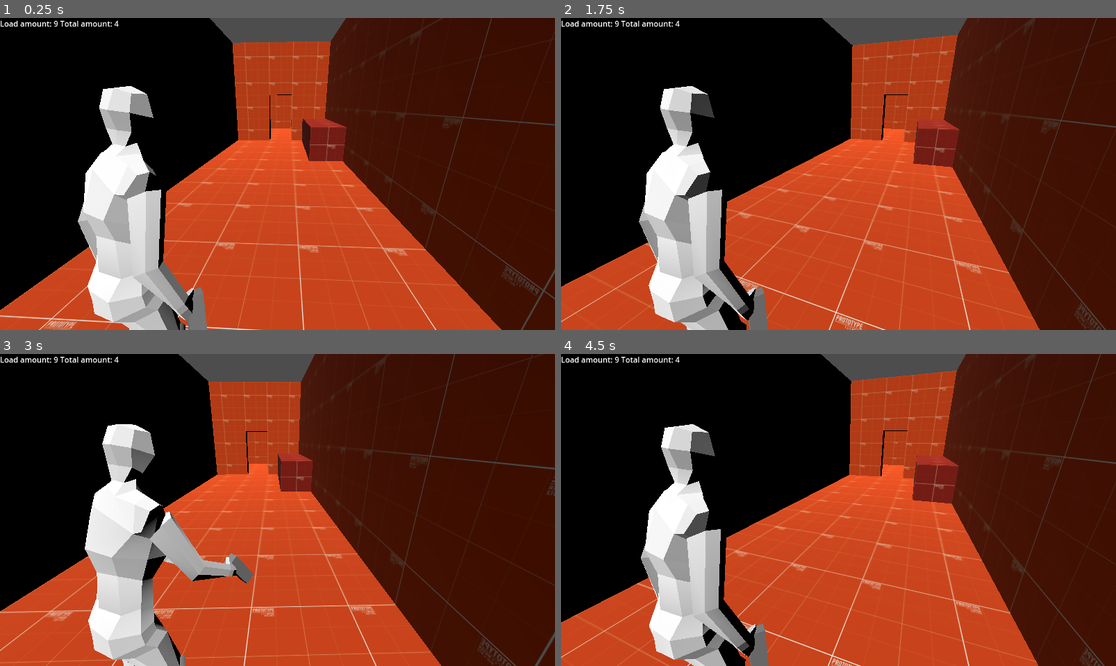
Above: before the commit, frames 1-4 (two rows, left to right).
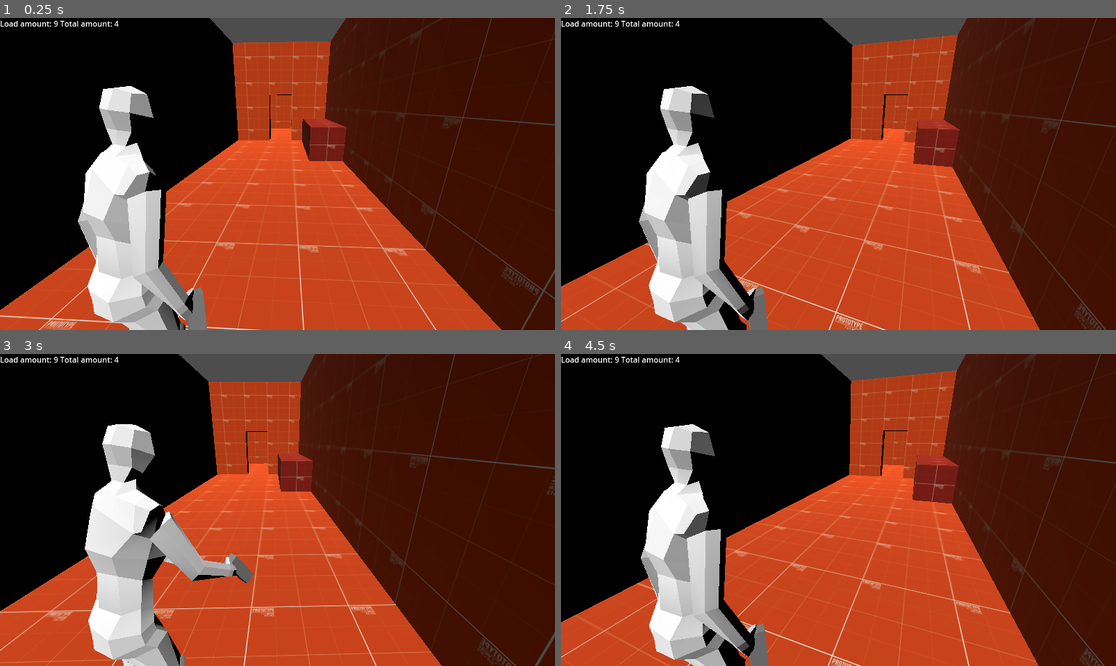
Above: after the commit, the same moments.

Repository: Vosnov/GD_APrototype
Game: Godot game, scene res://Scenes/room_3.tscn
Same seed, same stepped clock (60 frames per second), same inputs: the game is played once before the commit and once after it. This scene is started directly instead of the project's main scene. The engine's default icon, where the game draws it, is replaced by a stand-in: a white triangle on a blue panel in a dark square.
Inputs (mouse positions are in pixels of both pictures, inside the frame that each line leads up to):
- Up to frame 1 (0.25 s): no input
- Up to frame 2 (1.75 s): move the mouse to (866, 174) at 0.52 s; hold D (right) 0.53-1.28 s; tap E (action) at 0.6, 1.35 s; move the mouse to (810, 174) at 1.27 s; hold A (left) from 1.28 s (still down)
- Up to frame 3 (3 s): move the mouse to (288, 503) at 2.02 s; release A (left) at 2.03 s; hold Right mouse button (aim) 2.03-2.78 s; hold D (right) from 2.03 s (still down); tap E (action) at 2.3 s; move the mouse to (271, 516) at 2.77 s; tap S (bottom) at 2.85 s
- Up to frame 4 (4.5 s): tap E (action) at 3.05, 3.8 s; move the mouse to (877, 513) at 3.52 s; release D (right) at 3.53 s; hold A (left) from 3.53 s (still down); click (877, 513) at 3.6 s; move the mouse to (794, 506) at 4.27 s; tap Shift (sprint) at 4.35 s

The runs differ from the first frame. In frame 1, less than 0.1% of the frame differs, in the area x 55-56%, y 45-46%; in frame 2, less than 0.1%, in the area x 0-87%, y 0-100%; in frame 3, less than 0.1%; in frame 4, less than 0.1%.

Commit message:
fix doors

Diff:
--- a/Nodes/Helpers/action_node.tscn
+++ b/Nodes/Helpers/action_node.tscn
@@ -1,52 +1,6 @@
-[gd_scene load_steps=4 format=3 uid="uid://dtanochifrdyf"]
+[gd_scene load_steps=2 format=3 uid="uid://dtanochifrdyf"]
 
-[ext_resource type="Texture2D" uid="uid://bc0wd7e2kwdmm" path="res://icon.svg" id="1_h8cpl"]
-
-[sub_resource type="GDScript" id="GDScript_blpw1"]
-script/source = "extends Node3D
-
-signal action_pressed
-@onready var sprite_3d = $Sprite3D
-
-var player_in_zone = false
-
-func _ready():
-	sprite_3d.visible = false
-
-func _on_area_3d_body_entered(_body):
-	player_in_zone = true
-	sprite_3d.visible = true
-
-
-func _on_area_3d_body_exited(_body):
-	player_in_zone = false
-	sprite_3d.visible = false
-
-func _input(_event):
-	if !player_in_zone: return
-	if Input.is_action_just_pressed(\"action\"):
-		action_pressed.emit()
-		sprite_3d.visible = false
-"
-
-[sub_resource type="SphereShape3D" id="SphereShape3D_aketf"]
+[ext_resource type="Script" path="res://Scripts/Helpers/active_node.gd" id="1_20d5b"]
 
 [node name="ActiveNode" type="Node3D"]
-script = SubResource("GDScript_blpw1")
-
-[node name="Area3D" type="Area3D" parent="."]
-collision_layer = 2
-collision_mask = 2
-
-[node name="CollisionShape3D" type="CollisionShape3D" parent="Area3D"]
-shape = SubResource("SphereShape3D_aketf")
-
-[node name="Sprite3D" type="Sprite3D" parent="."]
-transform = Transform3D(0.15, 0, 0, 0, 0.15, 0, 0, 0, 0.15, 0, 0, 0)
-modulate = Color(0.513726, 1, 0.482353, 1)
-billboard = 1
-double_sided = false
-texture = ExtResource("1_h8cpl")
-
-[connection signal="body_entered" from="Area3D" to="." method="_on_area_3d_body_entered"]
-[connection signal="body_exited" from="Area3D" to="." method="_on_area_3d_body_exited"]
+script = ExtResource("1_20d5b")
--- a/Nodes/Helpers/scene_changer.tscn
+++ /dev/null
@@ -1,30 +0,0 @@
-[gd_scene load_steps=4 format=3 uid="uid://do3hfvhi8t8c6"]
-
-[ext_resource type="PackedScene" uid="uid://dtanochifrdyf" path="res://Nodes/Helpers/action_node.tscn" id="1_tytpi"]
-
-[sub_resource type="GDScript" id="GDScript_kar8p"]
-script/source = "extends Node3D
-
-@export var NEXT_SCENE: String
-
-func _on_active_node_action_pressed():
-	SceneTransition.change_scene(NEXT_SCENE)
-"
-
-[sub_resource type="BoxShape3D" id="BoxShape3D_pgrde"]
-size = Vector3(1.09195, 1.52231, 0.581508)
-
-[node name="SceneChanger" type="Node3D"]
-script = SubResource("GDScript_kar8p")
-
-[node name="ActiveNode" parent="." instance=ExtResource("1_tytpi")]
-
-[node name="CollisionShape3D" parent="ActiveNode/Area3D" index="0"]
-shape = SubResource("BoxShape3D_pgrde")
-
-[node name="Sprite3D" parent="ActiveNode" index="1"]
-transform = Transform3D(0.1, 0, 0, 0, 0.1, 0, 0, 0, 0.1, 0, 0.399, -0.2)
-
-[connection signal="action_pressed" from="ActiveNode" to="." method="_on_active_node_action_pressed"]
-
-[editable path="ActiveNode"]
--- /dev/null
+++ b/Nodes/Interractive/door.tscn
@@ -0,0 +1,102 @@
+[gd_scene load_steps=8 format=3 uid="uid://dsbmcxe7n4yyv"]
+
+[ext_resource type="Material" uid="uid://d0p81ue363vha" path="res://Materials/test_mat_2.tres" id="1_wd37w"]
+[ext_resource type="PackedScene" uid="uid://dtanochifrdyf" path="res://Nodes/Helpers/action_node.tscn" id="2_oqy51"]
+[ext_resource type="Texture2D" uid="uid://bc0wd7e2kwdmm" path="res://icon.svg" id="3_xujjp"]
+
+[sub_resource type="GDScript" id="GDScript_8bmqr"]
+script/source = "extends Node3D
+
+@export_file(\"*.tscn\") var NEXT_SCENE
+@export var NEED_ACCEPT = false
+@export var NEED_KEY_DATA: ItemData
+@export var CLOSED = false
+
+@onready var accept_sprite = $AcceptSprite
+@onready var need_accept_sprite = $NeedAcceptSprite
+@onready var active_node = $ActiveNode as ActiveNode
+@onready var close_sprite = $CloseSprite
+
+var is_accepted = false
+
+func _ready():
+	if CLOSED:
+		active_node.change_sprite(close_sprite)
+	if NEED_ACCEPT and !is_accepted:
+		active_node.change_sprite(need_accept_sprite)
+
+func _on_active_node_action_pressed():
+	if CLOSED: return
+	if NEED_ACCEPT and !is_accepted:
+		return
+	SceneTransition.change_scene(NEXT_SCENE)
+
+func _on_area_3d_body_entered(_body):
+	var items = Inventory.slots.map(func(slot: SlotData): return slot.ITEM_DATA)
+	if items.has(NEED_KEY_DATA):
+		is_accepted = true
+		active_node.change_sprite(accept_sprite)
+"
+
+[sub_resource type="BoxMesh" id="BoxMesh_jb30f"]
+size = Vector3(1, 2, 1)
+
+[sub_resource type="BoxShape3D" id="BoxShape3D_5p4sj"]
+size = Vector3(1, 2, 1)
+
+[sub_resource type="BoxShape3D" id="BoxShape3D_vk8t2"]
+size = Vector3(1, 2, 1)
+
+[node name="Door" type="StaticBody3D"]
+script = SubResource("GDScript_8bmqr")
+
+[node name="MeshInstance3D" type="MeshInstance3D" parent="."]
+material_override = ExtResource("1_wd37w")
+mesh = SubResource("BoxMesh_jb30f")
+
+[node name="Area3D" type="Area3D" parent="."]
+collision_layer = 2
+collision_mask = 2
+
+[node name="CollisionShape3D" type="CollisionShape3D" parent="Area3D"]
+transform = Transform3D(1, 0, 0, 0, 1, 0, 0, 0, 1, 0, 0, -0.26225)
+shape = SubResource("BoxShape3D_5p4sj")
+
+[node name="ActiveNode" parent="." node_paths=PackedStringArray("SPRITE", "AREA") instance=ExtResource("2_oqy51")]
+transform = Transform3D(1, 0, 0, 0, 1, 0, 0, 0, 1, 0, 0, -0.627733)
+SPRITE = NodePath("../AcceptSprite")
+AREA = NodePath("../Area3D")
+
+[node name="AcceptSprite" type="Sprite3D" parent="."]
+transform = Transform3D(0.15, 0, 0, 0, 0.15, 0, 0, 0, 0.15, 0, 0.540304, -0.685785)
+modulate = Color(0.513726, 1, 0.482353, 1)
+billboard = 1
+double_sided = false
+no_depth_test = true
+texture = ExtResource("3_xujjp")
+
+[node name="NeedAcceptSprite" type="Sprite3D" parent="."]
+transform = Transform3D(0.15, 0, 0, 0, 0.15, 0, 0, 0, 0.15, 0, 0.540304, -0.685785)
+visible = false
+modulate = Color(1, 1, 0, 1)
+billboard = 1
+double_sided = false
+no_depth_test = true
+texture = ExtResource("3_xujjp")
+
+[node name="CloseSprite" type="Sprite3D" parent="."]
+transform = Transform3D(0.15, 0, 0, 0, 0.15, 0, 0, 0, 0.15, 0, 0.540304, -0.685785)
+visible = false
+modulate = Color(1, 0, 0, 1)
+billboard = 1
+double_sided = false
+no_depth_test = true
+texture = ExtResource("3_xujjp")
+
+[node name="CollisionShape3D" type="CollisionShape3D" parent="."]
+shape = SubResource("BoxShape3D_vk8t2")
+
+[connection signal="body_entered" from="Area3D" to="." method="_on_area_3d_body_entered"]
+[connection signal="action_pressed" from="ActiveNode" to="." method="_on_active_node_action_pressed"]
+
+[editable path="ActiveNode"]
--- a/Scenes/room_1.tscn
+++ b/Scenes/room_1.tscn
@@ -1,13 +1,12 @@
-[gd_scene load_steps=11 format=3 uid="uid://b08yftpcev0nj"]
+[gd_scene load_steps=10 format=3 uid="uid://b08yftpcev0nj"]
 
 [ext_resource type="Material" uid="uid://bnqe3hv7a5mjc" path="res://Materials/test_mat_1.tres" id="1_a51ut"]
 [ext_resource type="PackedScene" uid="uid://dmruxdnqw4rtm" path="res://Nodes/Charecters/player.tscn" id="2_2o045"]
 [ext_resource type="Material" uid="uid://dwxhp3awetry4" path="res://Materials/test_mat_3.tres" id="2_hnljr"]
-[ext_resource type="Material" uid="uid://d0p81ue363vha" path="res://Materials/test_mat_2.tres" id="2_sg381"]
 [ext_resource type="PackedScene" uid="uid://728vxpr147if" path="res://Nodes/camera_controller.tscn" id="3_hl6ks"]
-[ext_resource type="PackedScene" uid="uid://do3hfvhi8t8c6" path="res://Nodes/Helpers/scene_changer.tscn" id="4_6wx5s"]
 [ext_resource type="PackedScene" uid="uid://dl5l6q0c4saxy" path="res://Nodes/Items/ammo.tscn" id="7_ecjkj"]
 [ext_resource type="Resource" uid="uid://cj8h8vjt3jm5j" path="res://Data/ammo_data.tres" id="8_51ihh"]
+[ext_resource type="PackedScene" uid="uid://dsbmcxe7n4yyv" path="res://Nodes/Interractive/door.tscn" id="8_mlrs1"]
 [ext_resource type="Script" path="res://Scripts/Data/slot_data.gd" id="9_juyxu"]
 
 [sub_resource type="Resource" id="Resource_wcvsw"]
@@ -41,15 +40,6 @@
 size = Vector3(3.97409, 1.06335, 1.55412)
 material = ExtResource("2_hnljr")
 
-[node name="CSGBox3D6" type="CSGBox3D" parent="CSGCombiner3D"]
-transform = Transform3D(1, 0, 0, 0, 1, 0, 0, 0, 1, 0, 1.5, 3.95)
-size = Vector3(1, 2, 1)
-material = ExtResource("2_sg381")
-
-[node name="SceneChanger" parent="CSGCombiner3D/CSGBox3D6" instance=ExtResource("4_6wx5s")]
-transform = Transform3D(1, 0, 0, 0, 1, 0, 0, 0, 1, 0, 0.25, -0.45)
-NEXT_SCENE = "res://Scenes/test_scene.tscn"
-
 [node name="DirectionalLight3D" type="DirectionalLight3D" parent="."]
 transform = Transform3D(0.57524, -0.817295, -0.0335911, 0.509323, 0.325741, 0.796544, -0.640069, -0.475313, 0.603646, 0, 7.97113, 0)
 
@@ -63,3 +53,7 @@
 [node name="Ammo" parent="." instance=ExtResource("7_ecjkj")]
 transform = Transform3D(1, 0, 0, 0, 1, 0, 0, 0, 1, -0.916871, 1.40494, -1.97947)
 SLOT_DATA = SubResource("Resource_wcvsw")
+
+[node name="Door" parent="." instance=ExtResource("8_mlrs1")]
+transform = Transform3D(1, 0, 0, 0, 1, 0, 0, 0, 1, 0, 1.5, 3.95)
+NEXT_SCENE = "res://Scenes/test_scene.tscn"
--- a/Scenes/room_2.tscn
+++ b/Scenes/room_2.tscn
@@ -1,12 +1,11 @@
-[gd_scene load_steps=11 format=3 uid="uid://c0psydh1fjawf"]
+[gd_scene load_steps=10 format=3 uid="uid://c0psydh1fjawf"]
 
 [ext_resource type="Material" uid="uid://bnqe3hv7a5mjc" path="res://Materials/test_mat_1.tres" id="1_ft7tw"]
-[ext_resource type="Material" uid="uid://d0p81ue363vha" path="res://Materials/test_mat_2.tres" id="2_vm7mj"]
-[ext_resource type="PackedScene" uid="uid://do3hfvhi8t8c6" path="res://Nodes/Helpers/scene_changer.tscn" id="3_o1lay"]
 [ext_resource type="PackedScene" uid="uid://dmruxdnqw4rtm" path="res://Nodes/Charecters/player.tscn" id="4_33aen"]
 [ext_resource type="Material" uid="uid://dwxhp3awetry4" path="res://Materials/test_mat_3.tres" id="4_b4gjv"]
 [ext_resource type="PackedScene" uid="uid://728vxpr147if" path="res://Nodes/camera_controller.tscn" id="5_4hof0"]
 [ext_resource type="PackedScene" uid="uid://dl5l6q0c4saxy" path="res://Nodes/Items/ammo.tscn" id="5_qk7ct"]
+[ext_resource type="PackedScene" uid="uid://dsbmcxe7n4yyv" path="res://Nodes/Interractive/door.tscn" id="8_2lmr8"]
 [ext_resource type="Resource" uid="uid://cj8h8vjt3jm5j" path="res://Data/ammo_data.tres" id="8_i6pt3"]
 [ext_resource type="Script" path="res://Scripts/Data/slot_data.gd" id="9_q1ijs"]
 
@@ -55,15 +54,6 @@
 size = Vector3(1, 2, 1)
 material = ExtResource("1_ft7tw")
 
-[node name="CSGBox3D5" type="CSGBox3D" parent="CSGCombiner3D/CSGBox3D"]
-transform = Transform3D(1, 0, 0, 0, 1, 0, 0, 0, 1, 0, -0.5, 3.95)
-size = Vector3(1, 2, 1)
-material = ExtResource("2_vm7mj")
-
-[node name="SceneChanger" parent="CSGCombiner3D/CSGBox3D/CSGBox3D5" instance=ExtResource("3_o1lay")]
-transform = Transform3D(1, 0, 0, 0, 1, 0, 0, 0, 1, 0, 0.25, -0.45)
-NEXT_SCENE = "res://Scenes/test_scene.tscn"
-
 [node name="CSGBox3D7" type="CSGBox3D" parent="CSGCombiner3D/CSGBox3D"]
 transform = Transform3D(1, 0, 0, 0, 1, 0, 0, 0, 1, 5.10439, -1.08454, -2.17164)
 size = Vector3(1.94266, 1, 1)
@@ -107,3 +97,7 @@
 [node name="Ammo" parent="." instance=ExtResource("5_qk7ct")]
 transform = Transform3D(1, 0, 0, 0, 1, 0, 0, 0, 1, -2.85742, 1.66696, -6.89688)
 SLOT_DATA = SubResource("Resource_2xiao")
+
+[node name="Door" parent="." instance=ExtResource("8_2lmr8")]
+transform = Transform3D(1, 0, 0, 0, 1, 0, 0, 0, 1, 0, 1.5, 3.95)
+NEXT_SCENE = "res://Scenes/test_scene.tscn"
--- a/Scenes/room_3.tscn
+++ b/Scenes/room_3.tscn
@@ -1,8 +1,6 @@
-[gd_scene load_steps=13 format=3 uid="uid://bekqfj12terc0"]
+[gd_scene load_steps=12 format=3 uid="uid://bekqfj12terc0"]
 
 [ext_resource type="Material" uid="uid://bnqe3hv7a5mjc" path="res://Materials/test_mat_1.tres" id="1_q0tqy"]
-[ext_resource type="Material" uid="uid://d0p81ue363vha" path="res://Materials/test_mat_2.tres" id="2_ow5ul"]
-[ext_resource type="PackedScene" uid="uid://do3hfvhi8t8c6" path="res://Nodes/Helpers/scene_changer.tscn" id="3_g32jk"]
 [ext_resource type="Material" uid="uid://dwxhp3awetry4" path="res://Materials/test_mat_3.tres" id="4_hj3s7"]
 [ext_resource type="PackedScene" uid="uid://dmruxdnqw4rtm" path="res://Nodes/Charecters/player.tscn" id="5_jafbj"]
 [ext_resource type="PackedScene" uid="uid://728vxpr147if" path="res://Nodes/camera_controller.tscn" id="6_kg5le"]
@@ -10,6 +8,7 @@
 [ext_resource type="Material" uid="uid://cy3e66p0m55d0" path="res://Materials/test_mat_4.tres" id="8_cy7ol"]
 [ext_resource type="Resource" uid="uid://c1f5nhddcsns4" path="res://Data/key_data.tres" id="8_ro5wj"]
 [ext_resource type="Script" path="res://Scripts/Data/slot_data.gd" id="9_c4jyp"]
+[ext_resource type="PackedScene" uid="uid://dsbmcxe7n4yyv" path="res://Nodes/Interractive/door.tscn" id="10_b48wn"]
 
 [sub_resource type="Resource" id="Resource_hxhg7"]
 script = ExtResource("9_c4jyp")
@@ -45,20 +44,6 @@
 operation = 2
 size = Vector3(1, 2, 1)
 material = ExtResource("1_q0tqy")
-
-[node name="CSGBox3D5" type="CSGBox3D" parent="CSGCombiner3D/CSGBox3D"]
-transform = Transform3D(1, 0, 0, 0, 1, 0, 0, 0, 1, 0, -0.5, 5.95)
-size = Vector3(1, 2, 1)
-material = ExtResource("2_ow5ul")
-
-[node name="SceneChanger" parent="CSGCombiner3D/CSGBox3D/CSGBox3D5" instance=ExtResource("3_g32jk")]
-transform = Transform3D(1, 0, 0, 0, 1, 0, 0, 0, 1, 0, 0.25, -0.45)
-NEXT_SCENE = "res://Scenes/test_scene.tscn"
-
-[node name="CSGBox3D7" type="CSGBox3D" parent="CSGCombiner3D/CSGBox3D"]
-transform = Transform3D(1, 0, 0, 0, 1, 0, 0, 0, 1, -3.95, -0.5, -13)
-size = Vector3(1, 2, 1)
-material = ExtResource("2_ow5ul")
 
 [node name="CSGBox3D3" type="CSGBox3D" parent="CSGCombiner3D/CSGBox3D"]
 transform = Transform3D(1, 0, 0, 0, 1, 0, 0, 0, 1, -0.965, -1.285, -10)
@@ -113,3 +98,11 @@
 transform = Transform3D(0.25, 0, 0, 0, 0.25, 0, 0, 0, 0.25, 0, 0, 0)
 material_override = ExtResource("8_cy7ol")
 mesh = SubResource("BoxMesh_t8i8q")
+
+[node name="Door" parent="." instance=ExtResource("10_b48wn")]
+transform = Transform3D(1, 0, 0, 0, 1, 0, 0, 0, 1, 0, 1.5, 5.95)
+NEXT_SCENE = "res://Scenes/test_scene.tscn"
+
+[node name="Door2" parent="." instance=ExtResource("10_b48wn")]
+transform = Transform3D(-4.37114e-08, 0, -1, 0, 1, 0, 1, 0, -4.37114e-08, -3.95, 1.5, -13)
+CLOSED = true
--- a/Scenes/test_scene.tscn
+++ b/Scenes/test_scene.tscn
@@ -3,8 +3,8 @@
 [ext_resource type="PackedScene" uid="uid://dmruxdnqw4rtm" path="res://Nodes/Charecters/player.tscn" id="1_i475y"]
 [ext_resource type="Material" uid="uid://bnqe3hv7a5mjc" path="res://Materials/test_mat_1.tres" id="1_raqd1"]
 [ext_resource type="PackedScene" uid="uid://728vxpr147if" path="res://Nodes/camera_controller.tscn" id="2_0qrda"]
-[ext_resource type="Material" uid="uid://d0p81ue363vha" path="res://Materials/test_mat_2.tres" id="2_j174r"]
-[ext_resource type="PackedScene" uid="uid://do3hfvhi8t8c6" path="res://Nodes/Helpers/scene_changer.tscn" id="3_yuv5p"]
+[ext_resource type="Resource" uid="uid://c1f5nhddcsns4" path="res://Data/key_data.tres" id="4_8r63q"]
+[ext_resource type="PackedScene" uid="uid://dsbmcxe7n4yyv" path="res://Nodes/Interractive/door.tscn" id="7_1ch7u"]
 
 [node name="TestScene" type="Node3D"]
 
@@ -40,43 +40,6 @@
 size = Vector3(1.5, 5, 15)
 material = ExtResource("1_raqd1")
 
-[node name="CSGBox3D7" type="CSGBox3D" parent="CSGCombiner3D"]
-transform = Transform3D(-4.37114e-08, 0, 1, 0, 1, 0, -1, 0, -4.37114e-08, -1.05, 1.5, 2.95)
-size = Vector3(1, 2, 1)
-material = ExtResource("2_j174r")
-
-[node name="SceneChanger" parent="CSGCombiner3D/CSGBox3D7" instance=ExtResource("3_yuv5p")]
-transform = Transform3D(1, 0, 0, 0, 1, 0, 0, 0, 1, 0, 0.25, -0.45)
-NEXT_SCENE = "res://Scenes/room_1.tscn"
-
-[node name="CSGBox3D8" type="CSGBox3D" parent="CSGCombiner3D"]
-transform = Transform3D(-4.37114e-08, 0, 1, 0, 1, 0, -1, 0, -4.37114e-08, -1.05, 1.5, -3.05)
-size = Vector3(1, 2, 1)
-material = ExtResource("2_j174r")
-
-[node name="SceneChanger" parent="CSGCombiner3D/CSGBox3D8" instance=ExtResource("3_yuv5p")]
-transform = Transform3D(1, 0, 0, 0, 1, 0, 0, 0, 1, 0, 0.25, -0.45)
-NEXT_SCENE = "res://Scenes/room_2.tscn"
-
-[node name="CSGBox3D11" type="CSGBox3D" parent="CSGCombiner3D"]
-transform = Transform3D(-1, 0, -8.74228e-08, 0, 1, 0, 8.74228e-08, 0, -1, 4.95, 1.5, -10.2)
-size = Vector3(1, 2, 1)
-material = ExtResource("2_j174r")
-
-[node name="SceneChanger" parent="CSGCombiner3D/CSGBox3D11" instance=ExtResource("3_yuv5p")]
-transform = Transform3D(1, 0, 0, 0, 1, 0, 0, 0, 1, 0, 0.25, -0.45)
-NEXT_SCENE = "res://Scenes/room_3.tscn"
-
-[node name="CSGBox3D9" type="CSGBox3D" parent="CSGCombiner3D"]
-transform = Transform3D(-4.37114e-08, 0, -1, 0, 1, 0, 1, 0, -4.37114e-08, -3.45, 1.5, -0.05)
-size = Vector3(1, 2, 1)
-material = ExtResource("2_j174r")
-
-[node name="CSGBox3D10" type="CSGBox3D" parent="CSGCombiner3D"]
-transform = Transform3D(-4.37114e-08, 0, -1, 0, 1, 0, 1, 0, -4.37114e-08, -9.45, 1.5, -9.05)
-size = Vector3(1, 2, 1)
-material = ExtResource("2_j174r")
-
 [node name="DirectionalLight3D" type="DirectionalLight3D" parent="."]
 transform = Transform3D(0.57524, -0.817295, -0.0335911, 0.509323, 0.325741, 0.796544, -0.640069, -0.475313, 0.603646, 0, 7.97113, 0)
 
@@ -87,4 +50,26 @@
 transform = Transform3D(-4.37114e-08, 0, 1, 0, 1, 0, -1, 0, -4.37114e-08, 1.07001, 1.52476, 9.83544)
 TARGET = NodePath("../Player2")
 
+[node name="Door" parent="." instance=ExtResource("7_1ch7u")]
+transform = Transform3D(-4.37114e-08, 0, 1, 0, 1, 0, -1, 0, -4.37114e-08, -1.05, 1.5, 3.5)
+NEXT_SCENE = "res://Scenes/room_1.tscn"
+
+[node name="Door5" parent="." instance=ExtResource("7_1ch7u")]
+transform = Transform3D(1.31134e-07, 0, -1, 0, 1, 0, 1, 0, 1.31134e-07, -3.45, 1.5, 0.5)
+CLOSED = true
+
+[node name="Door2" parent="." instance=ExtResource("7_1ch7u")]
+transform = Transform3D(-4.37114e-08, 0, 1, 0, 1, 0, -1, 0, -4.37114e-08, -1.05, 1.5, -2.5)
+NEXT_SCENE = "res://Scenes/room_2.tscn"
+
+[node name="Door3" parent="." instance=ExtResource("7_1ch7u")]
+transform = Transform3D(1.31134e-07, 0, -1, 0, 1, 0, 1, 0, 1.31134e-07, -9.45, 1.5, -9)
+NEXT_SCENE = "res://main.tscn"
+NEED_ACCEPT = true
+NEED_KEY_DATA = ExtResource("4_8r63q")
+
+[node name="Door4" parent="." instance=ExtResource("7_1ch7u")]
+transform = Transform3D(-1, 0, -8.74228e-08, 0, 1, 0, 8.74228e-08, 0, -1, 4, 1.5, -10.2)
+NEXT_SCENE = "res://Scenes/room_3.tscn"
+
 [editable path="CameraController2"]
--- /dev/null
+++ b/Scripts/Helpers/active_node.gd
@@ -0,0 +1,30 @@
+extends Node3D
+class_name ActiveNode
+
+signal action_pressed
+
+@export var SPRITE: Sprite3D
+@export var AREA: Area3D
+
+var player_in_zone = false
+
+func _ready():
+	AREA.connect('body_entered', _on_area_3d_body_entered)
+	AREA.connect('body_exited', _on_area_3d_body_exited)
+	SPRITE.visible = false
+
+func _on_area_3d_body_entered(_body):
+	player_in_zone = true
+	SPRITE.visible = true
+
+func _on_area_3d_body_exited(_body):
+	player_in_zone = false
+	SPRITE.visible = false
+
+func _input(_event):
+	if !player_in_zone: return
+	if Input.is_action_just_pressed("action"):
+		action_pressed.emit()
+
+func change_sprite(sprite: Sprite3D):
+	SPRITE = sprite
--- a/main.tscn
+++ b/main.tscn
@@ -1,10 +1,12 @@
-[gd_scene load_steps=13 format=3 uid="uid://w33jnbedk4n5"]
+[gd_scene load_steps=18 format=3 uid="uid://w33jnbedk4n5"]
 
 [ext_resource type="Texture2D" uid="uid://ck0ukv5tkw3v" path="res://Textures/prototype_512x512_orange.png" id="1_oqjwu"]
 [ext_resource type="PackedScene" uid="uid://dmruxdnqw4rtm" path="res://Nodes/Charecters/player.tscn" id="2_v1y33"]
 [ext_resource type="PackedScene" uid="uid://728vxpr147if" path="res://Nodes/camera_controller.tscn" id="3_71dis"]
 [ext_resource type="PackedScene" uid="uid://bqfcpdoke7pig" path="res://Nodes/Charecters/Enemy/enemy_type_1.tscn" id="4_s37af"]
+[ext_resource type="Resource" uid="uid://cj8h8vjt3jm5j" path="res://Data/ammo_data.tres" id="6_6nixi"]
 [ext_resource type="PackedScene" uid="uid://dl5l6q0c4saxy" path="res://Nodes/Items/ammo.tscn" id="6_iygk2"]
+[ext_resource type="Script" path="res://Scripts/Data/slot_data.gd" id="7_r4ngx"]
 
 [sub_resource type="NavigationMesh" id="NavigationMesh_v30gr"]
 vertices = PackedVector3Array(-9.5, 0, -19.25, -19.25, 0, -19.25, -19.25, 0, -9.75, -19.25, 0, 0, -1.75, 0, 0, -1.75, 0 …(864 unchanged characters)…
@@ -28,6 +30,21 @@
 
 [sub_resource type="BoxShape3D" id="BoxShape3D_7dn26"]
 size = Vector3(40, 0.1, 40)
+
+[sub_resource type="Resource" id="Resource_uo3i3"]
+script = ExtResource("7_r4ngx")
+ITEM_DATA = ExtResource("6_6nixi")
+AMOUNT = 14
+
+[sub_resource type="Resource" id="Resource_vndvk"]
+script = ExtResource("7_r4ngx")
+ITEM_DATA = ExtResource("6_6nixi")
+AMOUNT = 14
+
+[sub_resource type="Resource" id="Resource_xej0a"]
+script = ExtResource("7_r4ngx")
+ITEM_DATA = ExtResource("6_6nixi")
+AMOUNT = 14
 
 [node name="Main" type="Node3D"]
 
@@ -80,11 +97,14 @@
 
 [node name="Ammo" parent="." instance=ExtResource("6_iygk2")]
 transform = Transform3D(1, 0, 0, 0, 1, 0, 0, 0, 1, 0, 1.34425, 0.746136)
+SLOT_DATA = SubResource("Resource_uo3i3")
 
 [node name="Ammo2" parent="." instance=ExtResource("6_iygk2")]
 transform = Transform3D(1, 0, 0, 0, 1, 0, 0, 0, 1, 0.767375, 1.372, -0.549004)
+SLOT_DATA = SubResource("Resource_vndvk")
 
 [node name="Ammo3" parent="." instance=ExtResource("6_iygk2")]
 transform = Transform3D(1, 0, 0, 0, 1, 0, 0, 0, 1, -0.742771, 1.372, -0.549004)
+SLOT_DATA = SubResource("Resource_xej0a")
 
 [editable path="CameraController"]
